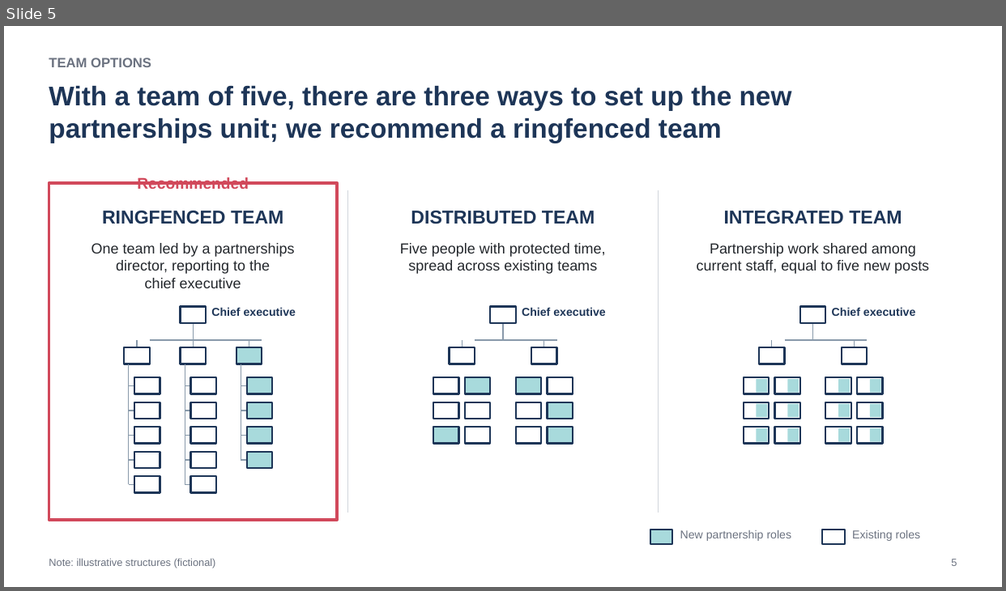
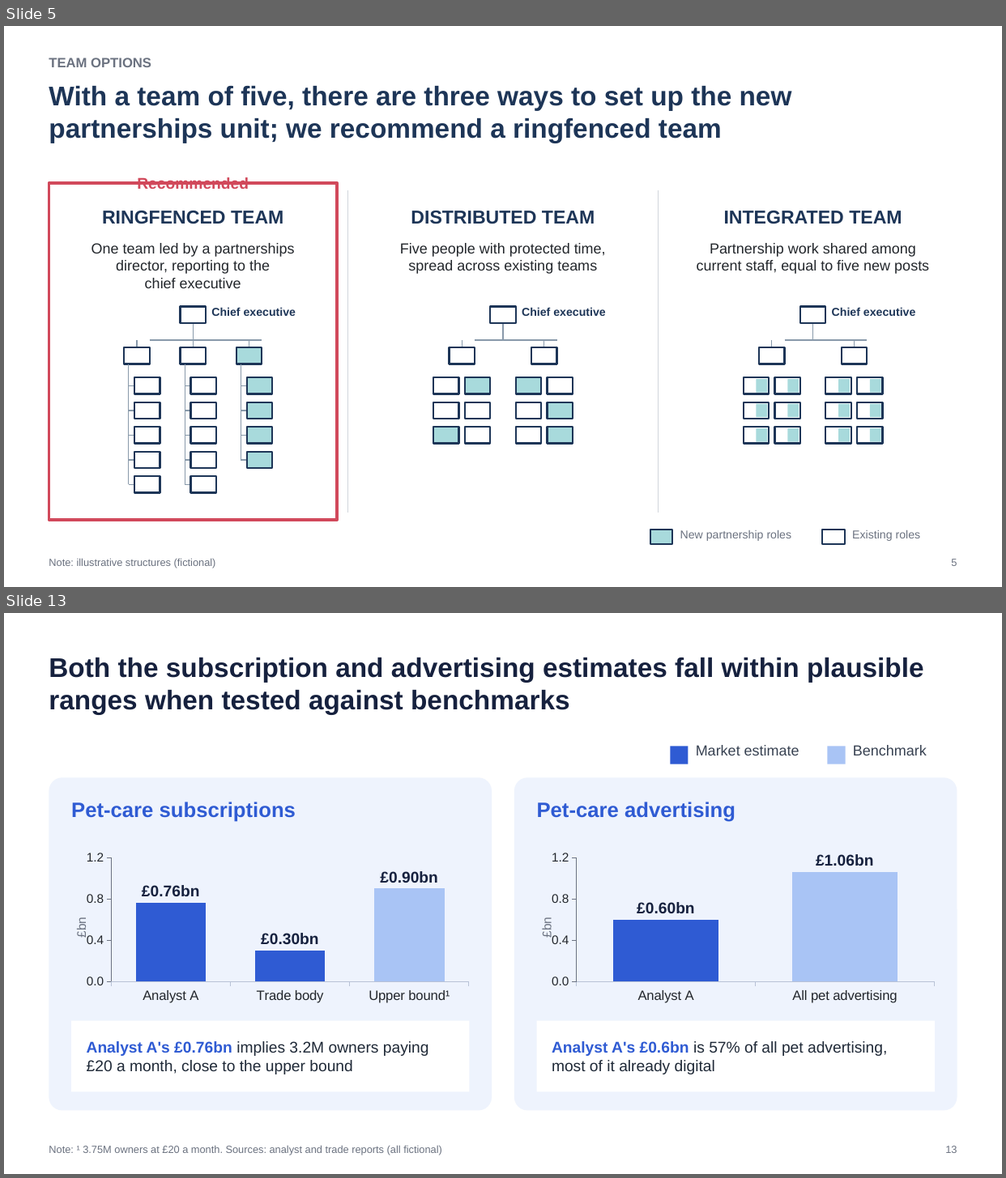
Before and after one commit to bmc-marshall/slidewell, a slide deck: slidewell/examples/showcase.pptx. Shown one above the other, each under a label of ours: slide 5 before the commit, slides 5 and 13 after it; the slides between them are not shown. The pictures are 1006x591 and 1006x1178 pixels, drawn with LibreOffice and Linux fonts; fonts in the diff are those of the drawing. Boxes give left, top, right and bottom in pixels: in the first picture for what was removed or moved away, otherwise in the second. Text is boxed around its words. In the diff, an @@ line names an element or a change of style, - is before the commit and + after.

```diff
--- a/slidewell/examples/showcase.pptx
+++ b/slidewell/examples/showcase.pptx
@@ slide 13 added at (4, 613, 1002, 1174), background #FFFFFF @@
@@ text added at (49, 657, 924, 714), 26 pt, text #16213E, bold @@
+Both the subscription and advertising estimates fall within plausible ranges when tested against benchmarks
@@ rectangle added at (671, 747, 688, 764), fill #2F5BD3 @@
@@ text added at (696, 745, 799, 756), 14 pt, text #374151 @@
+Market estimate
@@ rectangle added at (828, 747, 846, 764), fill #A9C4F5 @@
@@ text added at (853, 745, 927, 756), 14 pt, text #374151 @@
+Benchmark
@@ rounded rectangle added at (49, 777, 492, 1111), fill #EEF3FD @@
@@ rounded rectangle added at (514, 777, 957, 1111), fill #EEF3FD @@
@@ text added at (71, 802, 296, 822), 20 pt, text #2F5BD3, bold @@
+Pet‑care subscriptions
@@ text added at (537, 802, 735, 822), 20 pt, text #2F5BD3, bold @@
+Pet‑care advertising
@@ column chart added at (71, 834, 470, 1006) @@
+categories: Analyst A, Trade body, Upper bound¹
+Series 1: 0.76, 0.3, 0.9
@@ column chart added at (537, 834, 936, 1006) @@
+categories: Analyst A, All pet advertising
+Series 1: 0.6, 1.06
@@ rectangle added at (71, 1021, 470, 1093), fill #FFFFFF @@
@@ rectangle added at (537, 1021, 936, 1093), fill #FFFFFF @@
@@ text added at (87, 1041, 429, 1075), 15 pt, text #1F2937 @@
+Analyst A's £0.76bn implies 3.2M owners paying £20 a month, close to the upper bound
@@ text added at (552, 1041, 887, 1075), 15 pt, text #1F2937 @@
+Analyst A's £0.6bn is 57% of all pet advertising, most of it already digital
@@ text added at (49, 1145, 442, 1156), 10 pt, text #6B7280 @@
+Note: ¹ 3.75M owners at £20 a month. Sources: analyst and trade reports (all fictional)
@@ text added at (945, 1146, 957, 1153), 10 pt, text #6B7280 @@
+13
```
Also in this commit, not shown: 1 slide changed, 12 other slides added, 3 other files.
